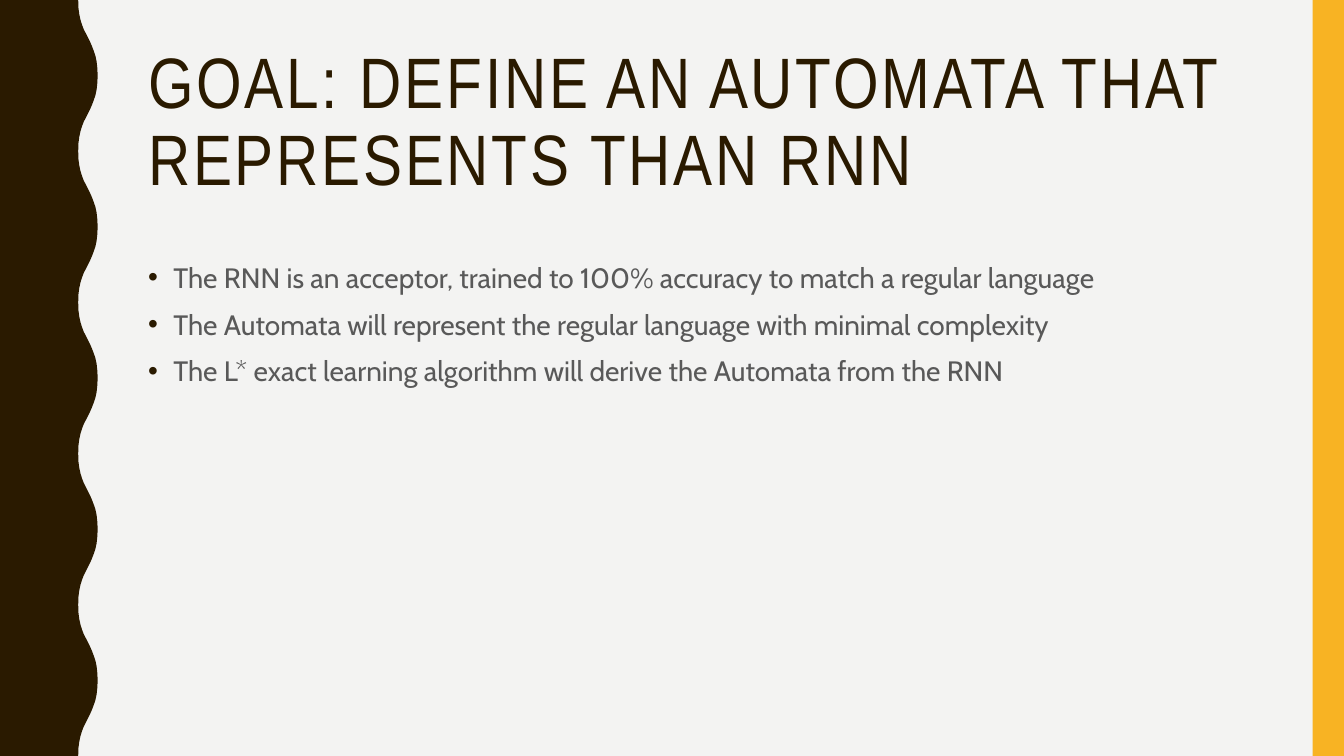
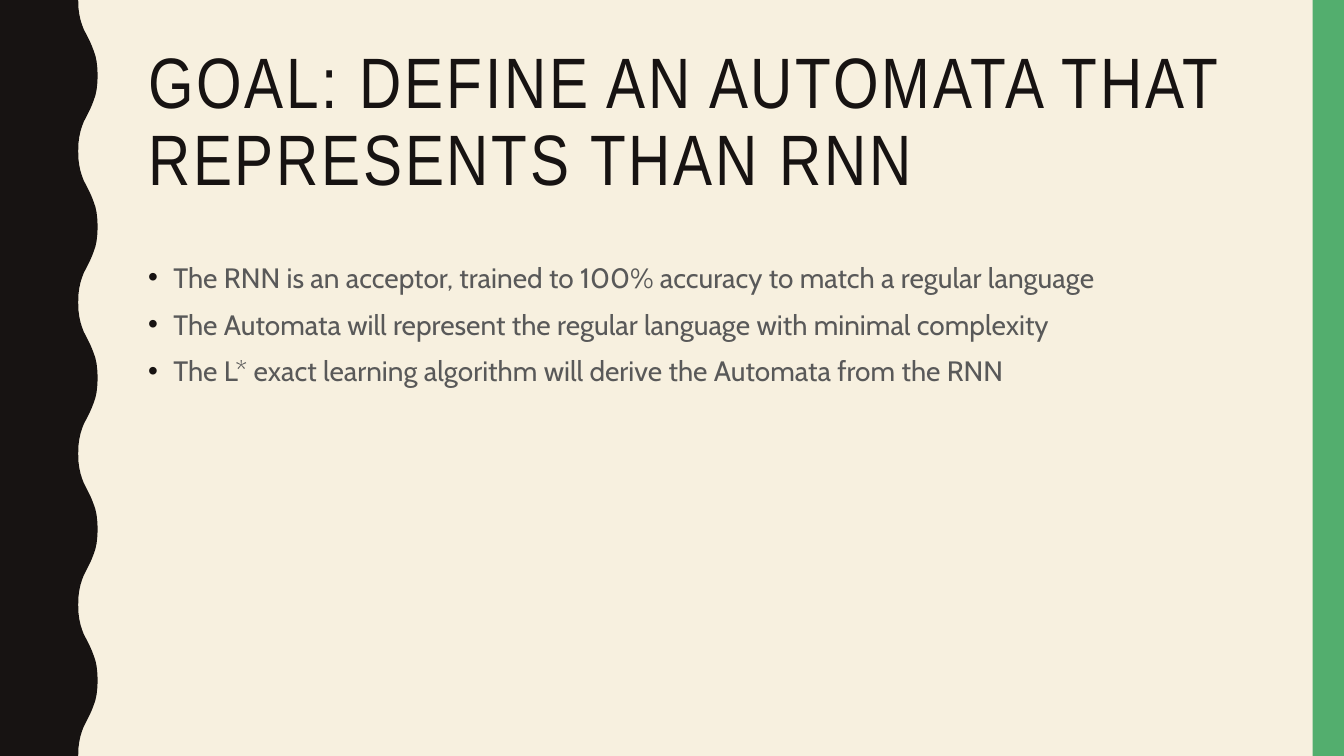
Before and after one commit to KChalk/MLandSyntax, a slide deck: slide 2 of AutomataFromRNN.pptm. Drawn at 1344x756 pixels with LibreOffice and Linux fonts; fonts in the diff are those of the drawing. Boxes give left, top, right and bottom in pixels: in the first picture for what was removed or moved away, otherwise in the second. Text is boxed around its words. In the diff, an @@ line names an element or a change of style, - is before the commit and + after.

```diff
--- a/AutomataFromRNN.pptm
+++ b/AutomataFromRNN.pptm
@@ background #F3F3F2 to #F7F0DF @@
@@ freeform shape at (0,0,98,756): fill #2A1A00 to #171312 @@
@@ rectangle at (1313,0,1344,756): fill #F8B323 to #53AE6E @@
@@ title "GOAL: DEFINE AN AUTOMATA THAT ..." at (148,58,1219,186): text colour #2A1A00 to #171312 @@
@@ text "The RNN is an acceptor, ..." at (173,267,1094,388): bullet colour #2A1A00 to #171312 @@
```
Also in this commit, not shown: 13 other slides changed, 4 slides added, 2 slides removed.
